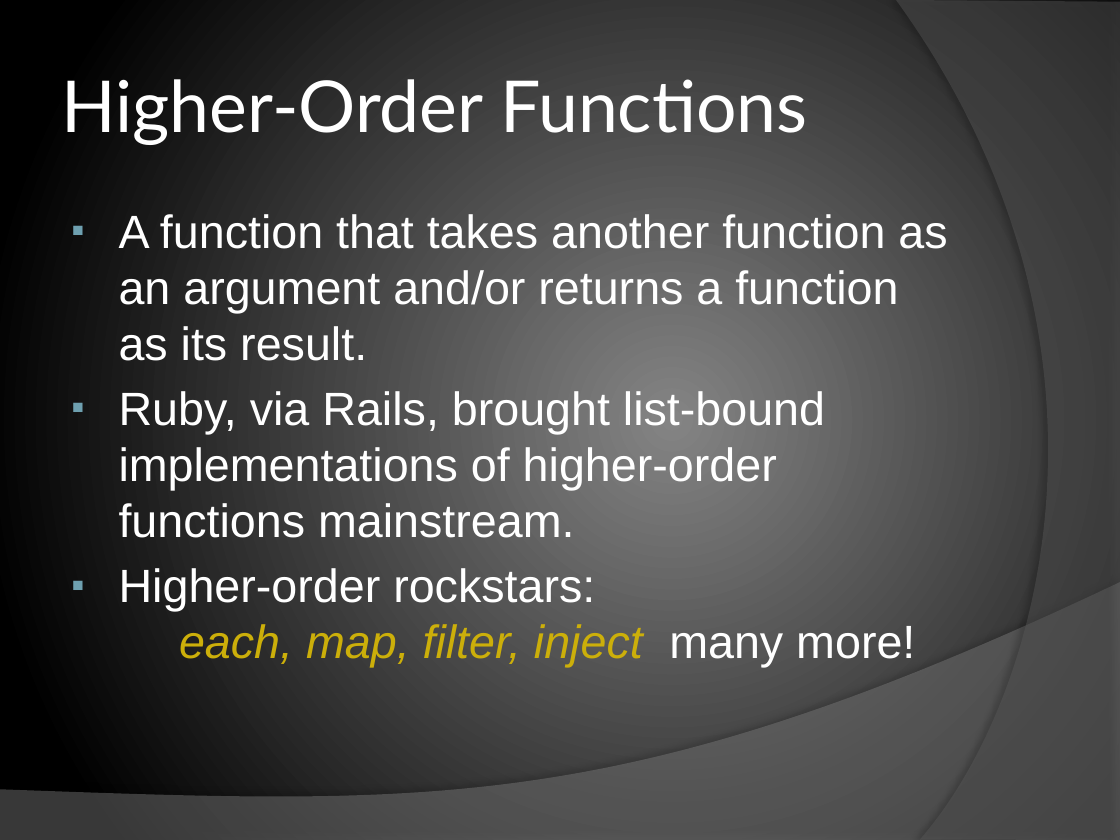
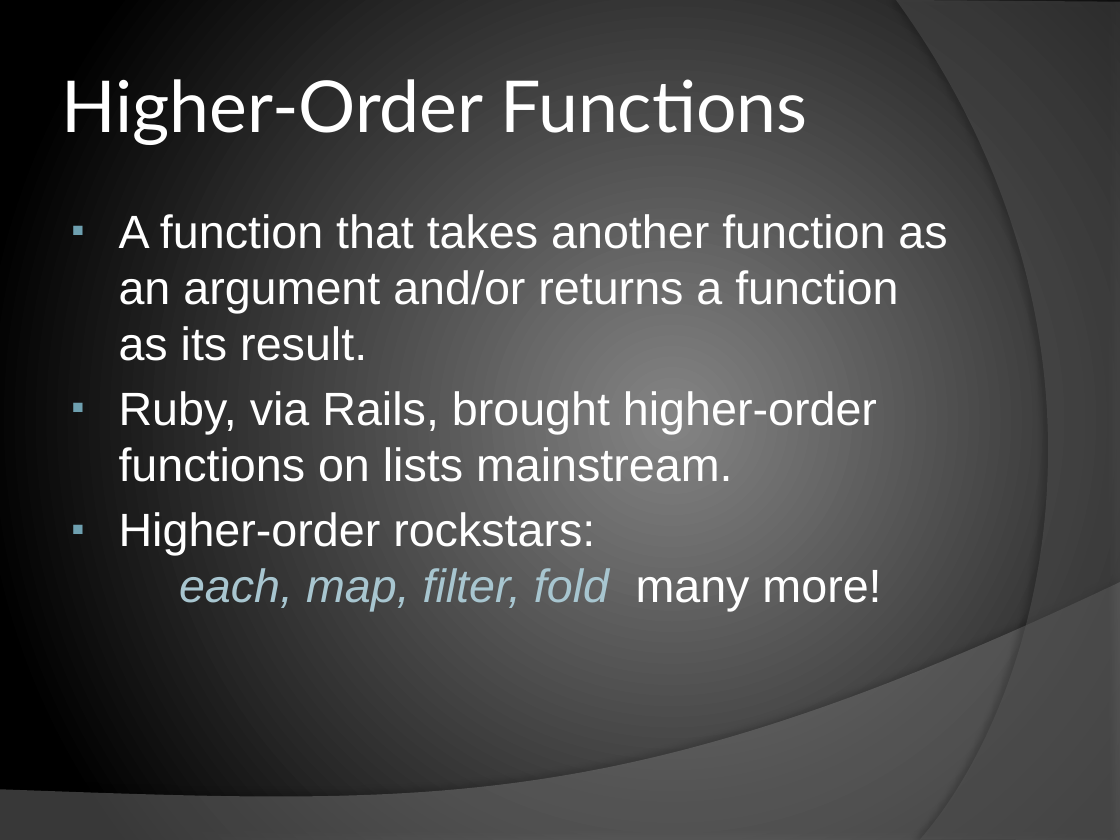
Before and after one commit to chrislewis/JaxFunc_0_ImperativelyFunctional, a slide deck: slide 21 of JaxFunc.pptx (slide 19 before the commit). Drawn at 1120x840 pixels with LibreOffice and Linux fonts; fonts in the diff are those of the drawing. Boxes give left, top, right and bottom in pixels: in the first picture for what was removed or moved away, otherwise in the second. Text is boxed around its words. In the diff, an @@ line names an element or a change of style, - is before the commit and + after.

```diff
--- a/JaxFunc.pptx
+++ b/JaxFunc.pptx
@@ text at <box>119,391,881,612</box>: text changed @@
-▪ Ruby, via Rails, brought list-bound implementations of higher-order functions mainstream.
-▪ Higher-order rockstars:
-  each, map, filter, inject many more!
+▪ Ruby, via Rails, brought higher-order functions on lists mainstream.
+▪ Higher-order rockstars:
+  each, map, filter, fold many more!
```
Also in this commit, not shown: 16 other slides changed, 3 slides added.
